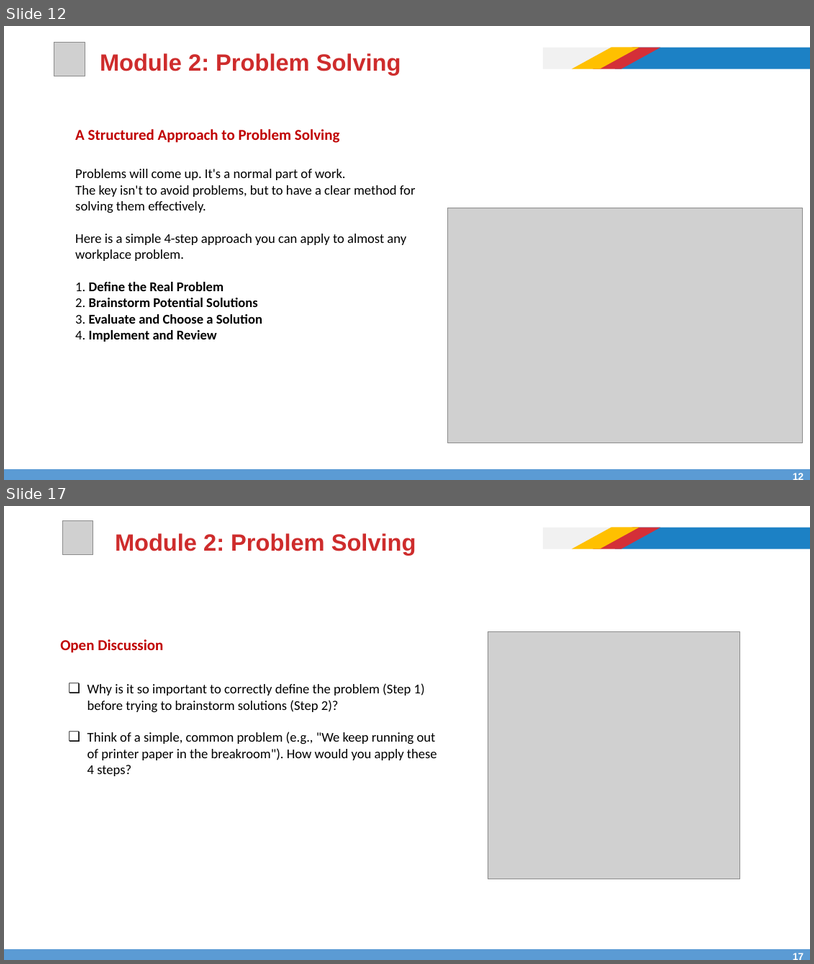
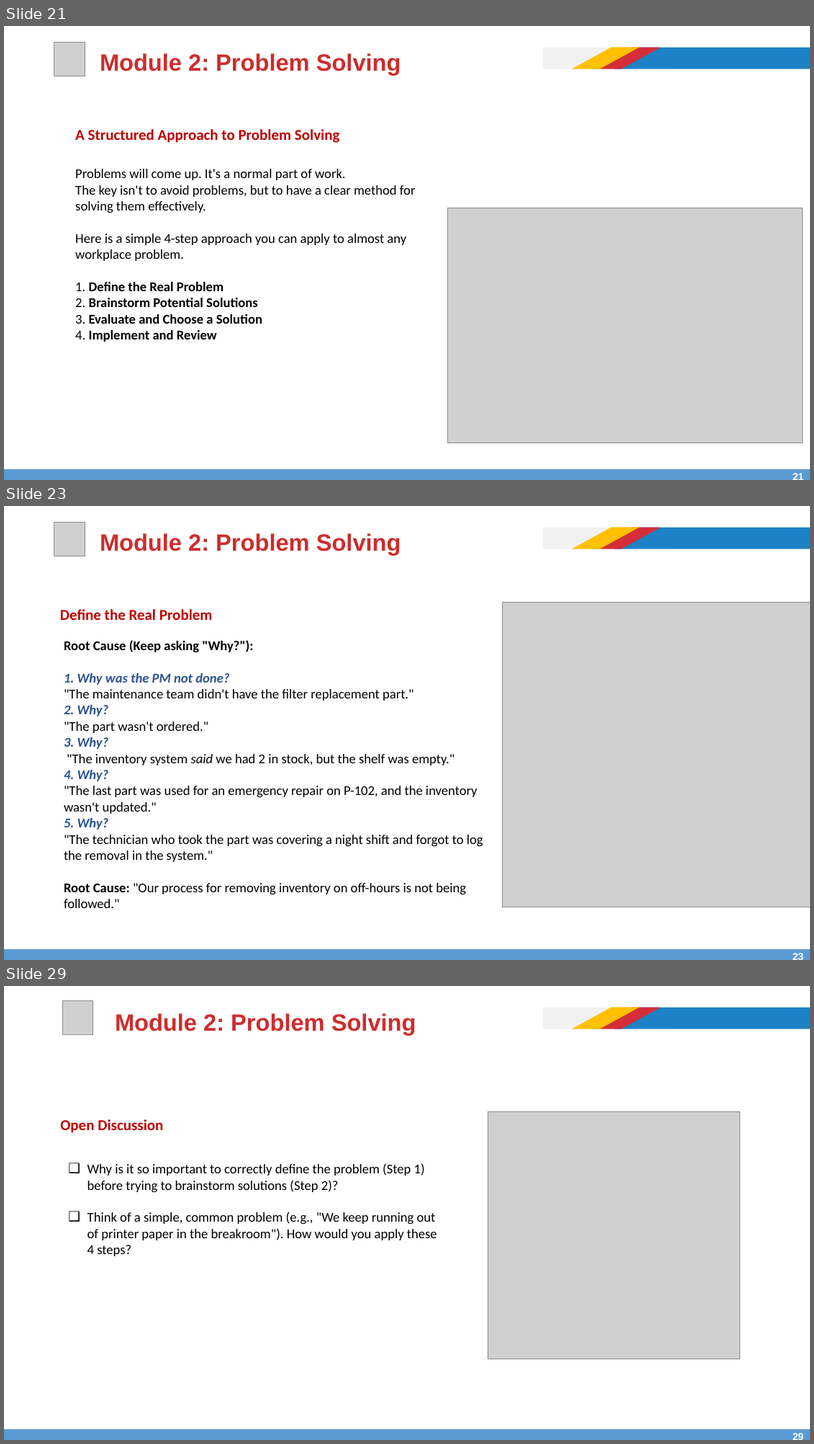
Before and after one commit to afathelbab/cnpc, a slide deck: computer-basics-soft-skills/day3/Computer Skills and Soft Skills - Lec-3.pptx. Shown one above the other, each under a label of ours: slides 12 and 17 before the commit, slides 21, 23 and 29 after it; the slides between them are not shown. The pictures are 814x964 and 814x1444 pixels, drawn with LibreOffice and Linux fonts; fonts in the diff are those of the drawing; grey boxes stand for pictures. Boxes give left, top, right and bottom in pixels: in the first picture for what was removed or moved away, otherwise in the second. Text is boxed around its words. In the diff, an @@ line names an element or a change of style, - is before the commit and + after.

```diff
--- a/computer-basics-soft-skills/day3/Computer Skills and Soft Skills - Lec-3.pptx
+++ b/computer-basics-soft-skills/day3/Computer Skills and Soft Skills - Lec-3.pptx
@@ slide 23 added at (4, 506, 810, 960), background #FFFFFF; not listed: 5 template elements that a slide beside it also shows @@
@@ picture added at (54, 522, 85, 556) @@
@@ title added at (100, 533, 401, 555), 28 pt, text #CE2C2C, bold @@
+Module 2: Problem Solving
@@ text added at (60, 609, 213, 620), 18 pt, text #C00000, bold @@
+Define the Real Problem
@@ picture added at (502, 602, 810, 906) @@
@@ text added at (64, 640, 484, 908), 16 pt, text #000000 @@
+Root Cause (Keep asking "Why?"):
+1. Why was the PM not done?
+"The maintenance team didn't have the filter replacement part."
+2. Why?
+"The part wasn't ordered."
+3. Why?
+"The inventory system said we had 2 in stock, but the shelf was empty."
+4. Why?
+"The last part was used for an emergency repair on P-102, and the inventory wasn't updated."
+5. Why?
+"The technician who took the part was covering a night shift and forgot to log the removal in the system."
+  Root Cause: "Our process for removing inventory on off-hours is not being followed."
@@ page number added at (790, 951, 808, 960), 12 pt, text #FFFFFF, bold @@
+23
@@ what was slide 12 is now slide 21 @@
@@ page number at (790, 471, 808, 480): text changed @@
-12
+21
@@ what was slide 17 is now slide 29 @@
@@ page number at (790, 1431, 808, 1440): text changed @@
-17
+29
```
Also in this commit, not shown: 5 slides changed, 12 other slides added, 1 slide removed.
